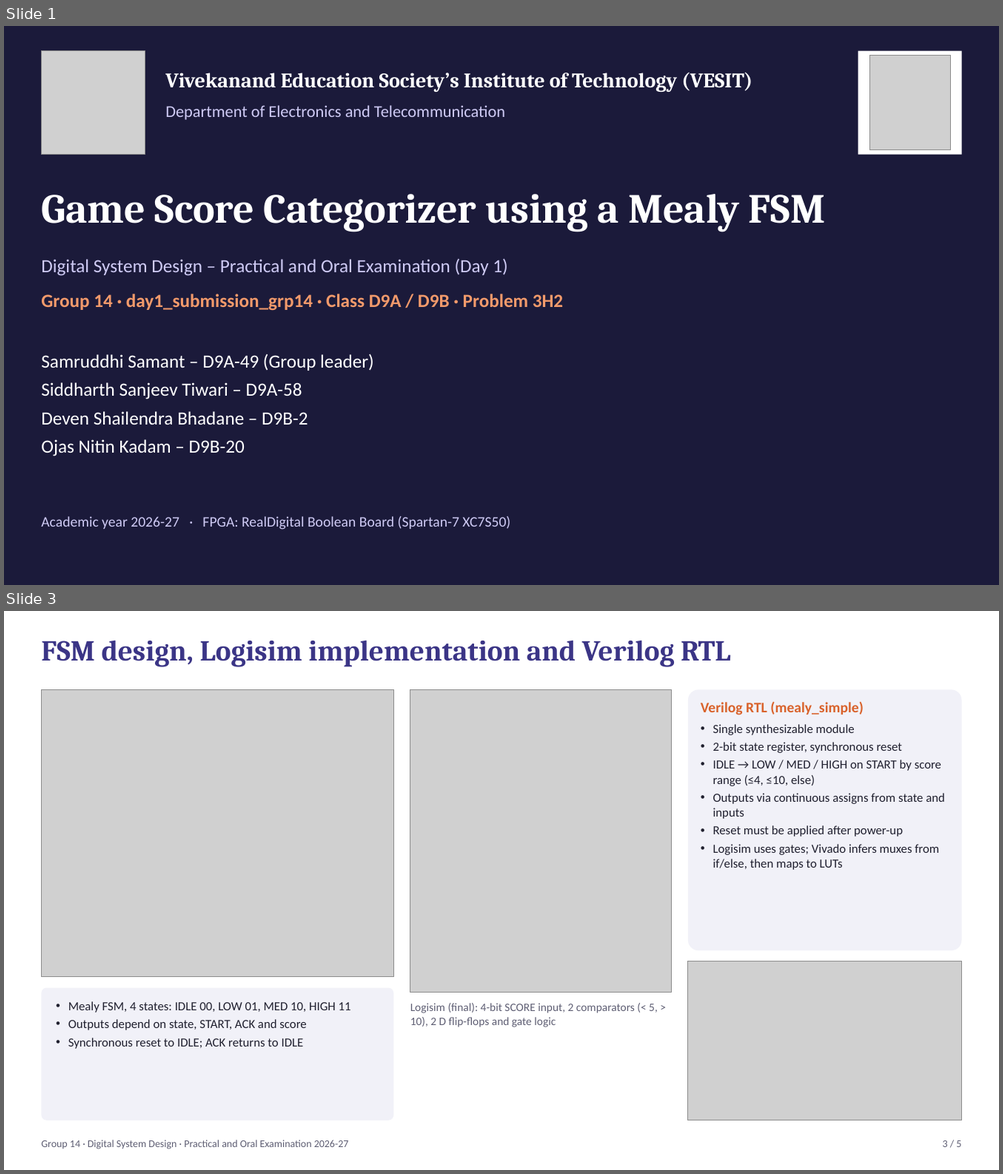
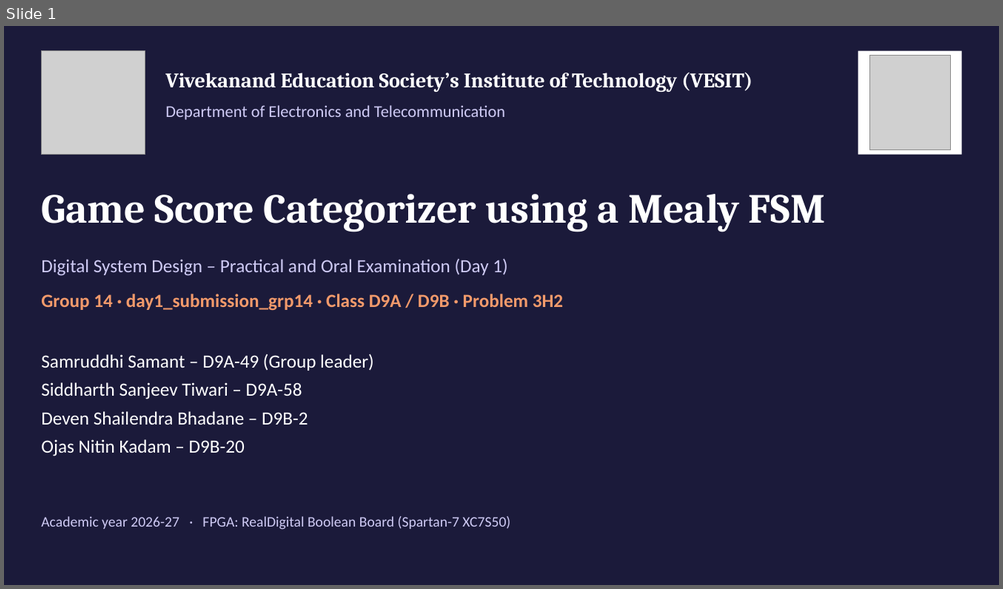
Before and after one commit to MrugendraVasmatkar/Digital_System_Design_Practical_2026_27_D9A_B, a slide deck: Group_Submissions/day1_submission_grp14/06_Presentation/Group14_DSD_Presentation.pptx. Shown one above the other, each under a label of ours: slides 1 and 3 before the commit, slide 1 after it; the slides between them are not shown. The pictures are 1003x1174 and 1003x589 pixels, drawn with LibreOffice and Linux fonts; fonts in the diff are those of the drawing; grey boxes stand for pictures. Boxes give left, top, right and bottom in pixels: in the first picture for what was removed or moved away, otherwise in the second. Text is boxed around its words. In the diff, an @@ line names an element or a change of style, - is before the commit and + after.

```diff
--- a/Group_Submissions/day1_submission_grp14/06_Presentation/Group14_DSD_Presentation.pptx
+++ b/Group_Submissions/day1_submission_grp14/06_Presentation/Group14_DSD_Presentation.pptx
@@ slide 3 removed at [4, 611, 999, 1170], background #FFFFFF @@
@@ text removed at [41, 640, 731, 667] @@
-FSM design, Logisim implementation and Verilog RTL
@@ picture removed at [41, 690, 393, 977] @@
@@ picture removed at [410, 690, 671, 993] @@
@@ rounded rectangle removed at [688, 690, 962, 951] @@
@@ text removed at [700, 701, 862, 715] @@
-Verilog RTL (mealy_simple)
@@ text removed at [713, 724, 945, 870] @@
-• Single synthesizable module
-• 2-bit state register, synchronous reset
-• IDLE → LOW / MED / HIGH on START by score range (≤4, ≤10, else)
-• Outputs via continuous assigns from state and inputs
-• Reset must be applied after power-up
-• Logisim uses gates; Vivado infers muxes from if/else, then maps to LUTs
@@ picture removed at [688, 961, 962, 1121] @@
@@ rounded rectangle removed at [41, 988, 393, 1122] @@
@@ text removed at [68, 1002, 351, 1049] @@
-• Mealy FSM, 4 states: IDLE 00, LOW 01, MED 10, HIGH 11
-• Outputs depend on state, START, ACK and score
-• Synchronous reset to IDLE; ACK returns to IDLE
@@ text removed at [410, 1003, 657, 1028] @@
-Logisim (final): 4-bit SCORE input, 2 comparators (< 5, > 10), 2 D flip-flops and gate logic
@@ text removed at [41, 1140, 349, 1150] @@
-Group 14 · Digital System Design · Practical and Oral Examination 2026-27
@@ text removed at [942, 1141, 961, 1147] @@
-3 / 5
```
Also in this commit, not shown: 2 slides added, 3 other slides removed, 3 other files.
